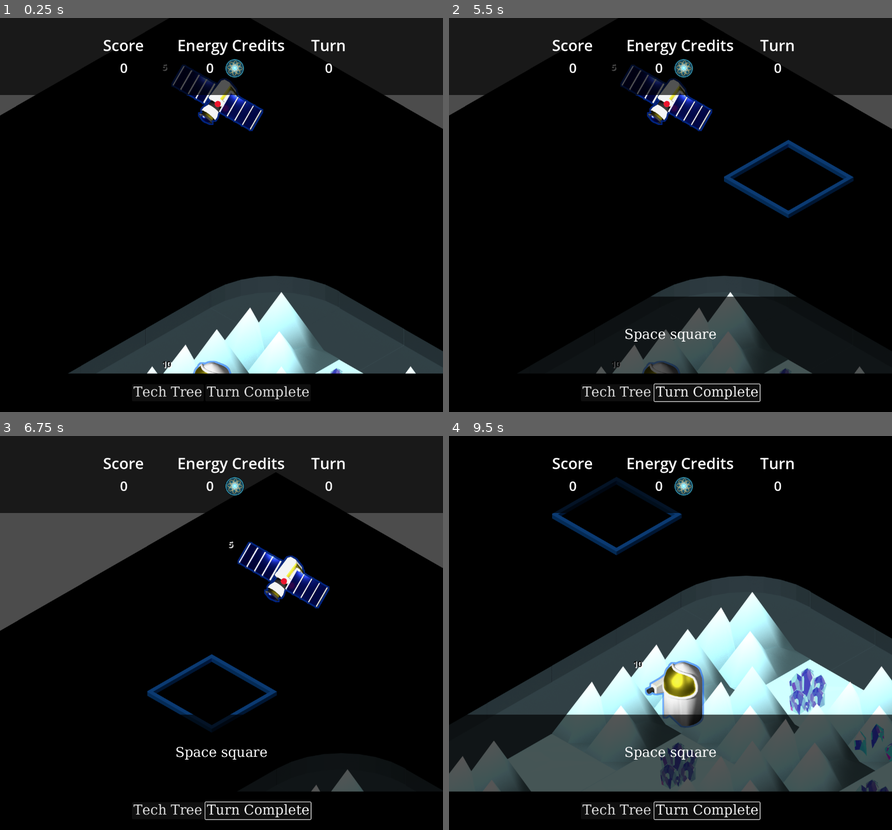
Above: before the commit, frames 1-4 (two rows, left to right).
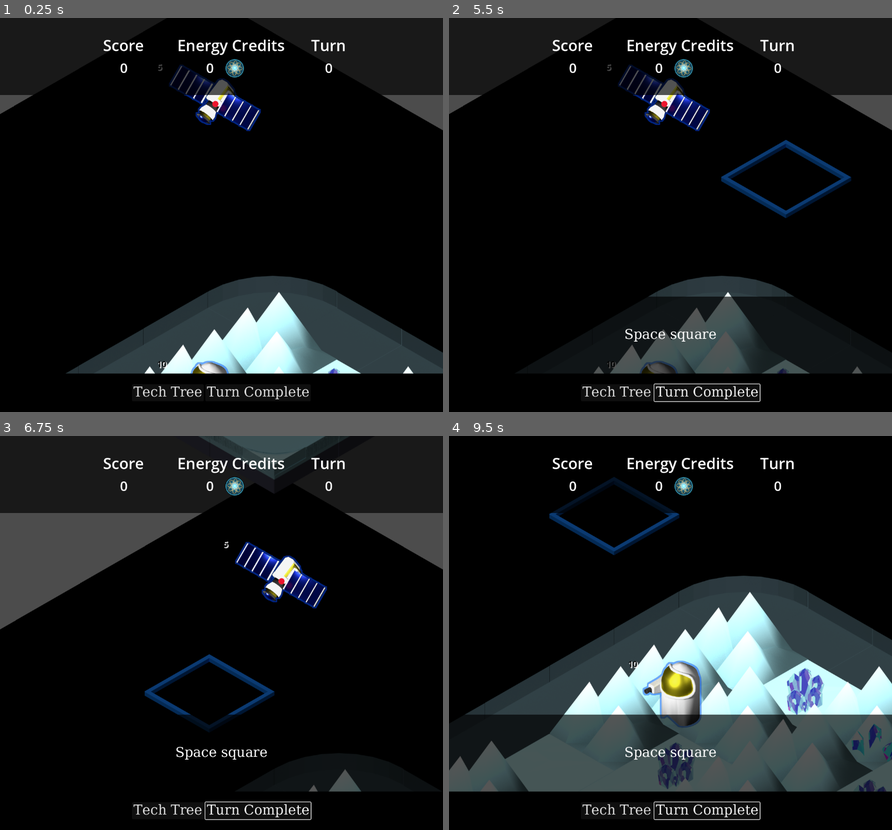
Above: after the commit, the same moments.

Repository: lifflander/stp
Game: Godot game, scene res://scenes/Main.tscn
Same seed, same stepped clock (60 frames per second), same inputs: the game is played once before the commit and once after it.
Inputs (mouse positions are in pixels of both pictures, inside the frame that each line leads up to):
- Up to frame 1 (0.25 s): no input
- Up to frame 2 (5.5 s): click "Tech Tree" at 0.5 s; click "Turn Complete" at 1.25 s; click "Tech Tree" at 2 s; click "Turn Complete" at 2.75 s; click "Tech Tree" at 3.5 s; click "Turn Complete" at 4.25 s; tap Enter at 5 s; move the mouse to (767, 195) at 5.02 s; click (767, 195) at 5.17 s
- Up to frame 3 (6.75 s): tap Space at 5.75 s; drag from (132, 652) to (199, 711) at 5.77 s; move the mouse to (265, 546) at 6.52 s; click (265, 546) at 6.67 s
- Up to frame 4 (9.5 s): tap Enter at 7.25 s; drag from (648, 711) to (537, 573) at 7.27 s; move the mouse to (803, 692) at 8.02 s; click (803, 692) at 8.17 s; tap Space at 8.75 s; drag from (537, 573) to (604, 534) at 8.77 s

The runs differ from the first frame. In frame 1, 2.4% of the frame differs, in the area x 0-100%, y 0-91%; in frame 2, 2.3%; in frame 3, 3.4%; in frame 4, 4.8%, in the area x 0-100%, y 10-91%.

Commit message:
Touchpad and craters

Diff:
--- a/iso-tileset-2.tres
+++ b/iso-tileset-2.tres
@@ -15,6 +15,7 @@
 [ext_resource type="Texture2D" uid="uid://bfi2wkiec7kl0" path="res://assets/tilesets/Mars_Tileset_2.png" id="8_iwov0"]
 [ext_resource type="Texture2D" uid="uid://cdc1gibsk56aa" path="res://assets/tilesets/Square_Crater_Mars_2.png" id="9_3gtv2"]
 [ext_resource type="Texture2D" uid="uid://vb88hl7ew23i" path="res://assets/tilesets/CircularCrater_Tiles_1.png" id="10_tgtjq"]
+[ext_resource type="Texture2D" uid="uid://cfnrp8sjq8t2n" path="res://assets/tilesets/Ice_Terrain_Crater_Tileset.png" id="12_j6vov"]
 
 [sub_resource type="TileMapPattern" id="TileMapPattern_74qju"]
 tile_data = PackedInt32Array(0, 65536, 0, 1, 65536, 0, 2, 65536, 0, 65538, 65536, 0)
@@ -328,6 +329,19 @@
 7:0/0 = 0
 8:0/0 = 0
 7:1/0 = 0
+
+[sub_resource type="TileSetAtlasSource" id="TileSetAtlasSource_65qvr"]
+texture = ExtResource("12_j6vov")
+texture_region_size = Vector2i(480, 384)
+0:0/0 = 0
+0:1/0 = 0
+1:0/0 = 0
+2:0/0 = 0
+3:0/0 = 0
+4:0/0 = 0
+5:0/0 = 0
+6:0/0 = 0
+7:0/0 = 0
 
 [sub_resource type="TileSetAtlasSource" id="TileSetAtlasSource_k64m7"]
 texture = ExtResource("4_vypo8")
@@ -496,4 +510,5 @@
 sources/18 = SubResource("TileSetAtlasSource_iqyn1")
 sources/19 = SubResource("TileSetAtlasSource_d70ly")
 sources/15 = SubResource("TileSetAtlasSource_h1qaa")
+sources/20 = SubResource("TileSetAtlasSource_65qvr")
 pattern_0 = SubResource("TileMapPattern_74qju")
--- a/scenes/Main.tscn
+++ b/scenes/Main.tscn
@@ -75,12 +75,13 @@
 
 [node name="Tiles" type="TileMap" parent="."]
 y_sort_enabled = true
-position = Vector2(-281, -790)
+position = Vector2(-290, -790)
 tile_set = ExtResource("4_r44qp")
 rendering_quadrant_size = 30
 format = 2
 layer_0/name = "Base layer"
 layer_0/y_sort_enabled = true
+layer_0/tile_data = PackedInt32Array(-131075, 131092, 0, -131074, 20, 0, -131073, 196628, 0, -65539, 65556, 0, -3, 262164, 0, -2, 20, 1, -65538, 393236, 0, -1, 327700, 0, -65537, 458772, 0, 65529, 131087, 0, 65530, 15, 0, 196601, 262159, 0, 131065, 65551, 0, 196603, 327695, 0, 131066, 393231, 0, 65531, 196623, 0, 131067, 393231, 0, 196602, 393231, 0)
 layer_1/name = "Resources"
 layer_1/y_sort_enabled = true
 layer_1/tile_data = PackedInt32Array(524298, 2, 0)
--- a/scripts/Camera2D.gd
+++ b/scripts/Camera2D.gd
@@ -1,8 +1,8 @@
 extends Camera2D
-
 
 # Called when the node enters the scene tree for the first time.
 func _ready():
+	set_process_input(true)
 	pass # Replace with function body.
 
 
--- a/scripts/Map.gd
+++ b/scripts/Map.gd
@@ -54,6 +54,7 @@
 	var y1 : int
 	var y2 : int
 	var planet = 0
+	var created_crater = false
 
 	func getSquareLen(rad : float) -> float:
 		return sqrt(2) * rad
@@ -193,31 +194,44 @@
 					tile.type = TileTypeEnum.ATMOSPHERE
 					tile.atlas = AtlasIdent.new(0, Vector2i(4,0))
 
-	var created_crater = false
 	for x in width:
 		for y in height:
-			if not created_crater:
-				var tile = getTileXY(x, y)
-				for c in circles:
-					if c.inSquare(Vector2i(x,y)):
-						#print("planet=" + str(c.planet) + ", x=", str(x), ", y=", str(y))
-						var alt = altitude.get_noise_2d(float(x)*50.0, float(y)*50.0)*10
-						var mountain = alt > 1
-
-						if c.planet == 0:
-							pass
-						elif c.planet == 1:
-							if tile.type == TileTypeEnum.LAND and getTileXY(x-1, y).type == TileTypeEnum.LAND and getTileXY(x, y-1).type == TileTypeEnum.LAND and getTileXY(x-1, y-1).type == TileTypeEnum.LAND:
-								if borderAtmosphere(tile.getXY()) or borderAtmosphere(Vector2i(x-1, y)) or borderAtmosphere(Vector2i(x, y-1)) or borderAtmosphere(Vector2i(x-1, y-1)):
-									pass
-								else:
-									tile.atlas = AtlasIdent.new(15, Vector2i(6,0))
-									getTileXY(x-1, y).atlas = AtlasIdent.new(15, Vector2i(4,0))
-									getTileXY(x, y-1).atlas = AtlasIdent.new(15, Vector2i(3,0))
-									getTileXY(x-1, y-1).atlas = AtlasIdent.new(15, Vector2i(2,0))
-									created_crater = true
-						else:
-							print("ERROR")
+			var tile = getTileXY(x, y)
+			for c in circles:
+				if c.inSquare(Vector2i(x,y)) and not c.created_crater:
+					#print("planet=" + str(c.planet) + ", x=", str(x), ", y=", str(y))
+					var alt = altitude.get_noise_2d(float(x)*50.0, float(y)*50.0)*10
+					var mountain = alt > 1
+
+					if c.planet == 0:
+						if tile.type == TileTypeEnum.LAND and getTileXY(x-1, y).type == TileTypeEnum.LAND and getTileXY(x, y-1).type == TileTypeEnum.LAND and getTileXY(x-1, y-1).type == TileTypeEnum.LAND:
+							#if borderAtmosphere(tile.getXY()) or borderAtmosphere(Vector2i(x-1, y)) or borderAtmosphere(Vector2i(x, y-1)) or borderAtmosphere(Vector2i(x-1, y-1)):
+							#	pass
+							#else:
+							tile.atlas = AtlasIdent.new(20, Vector2i(5,0))
+							getTileXY(x-1, y).atlas = AtlasIdent.new(20, Vector2i(4,0))
+							getTileXY(x, y-1).atlas = AtlasIdent.new(20, Vector2i(3,0))
+							getTileXY(x-1, y-1).atlas = AtlasIdent.new(20, Vector2i(2,0))
+
+							if getTileXY(x+1, y).type == TileTypeEnum.LAND and getTileXY(x+1, y-1).type == TileTypeEnum.LAND:
+								getTileXY(x+1, y).atlas = AtlasIdent.new(20, Vector2i(5,0))
+								getTileXY(x+1, y-1).atlas = AtlasIdent.new(20, Vector2i(3,0))
+
+								getTileXY(x, y-1).atlas = AtlasIdent.new(20, Vector2i(0,0))
+								tile.atlas = AtlasIdent.new(20, Vector2i(0,1))
+							c.created_crater = true
+					elif c.planet == 1:
+						if tile.type == TileTypeEnum.LAND and getTileXY(x-1, y).type == TileTypeEnum.LAND and getTileXY(x, y-1).type == TileTypeEnum.LAND and getTileXY(x-1, y-1).type == TileTypeEnum.LAND:
+							if borderAtmosphere(tile.getXY()) or borderAtmosphere(Vector2i(x-1, y)) or borderAtmosphere(Vector2i(x, y-1)) or borderAtmosphere(Vector2i(x-1, y-1)):
+								pass
+							else:
+								tile.atlas = AtlasIdent.new(15, Vector2i(6,0))
+								getTileXY(x-1, y).atlas = AtlasIdent.new(15, Vector2i(4,0))
+								getTileXY(x, y-1).atlas = AtlasIdent.new(15, Vector2i(3,0))
+								getTileXY(x-1, y-1).atlas = AtlasIdent.new(15, Vector2i(2,0))
+								c.created_crater = true
+					else:
+						print("ERROR")
 
 # Called every frame. 'delta' is the elapsed time since the previous frame.
 func _process(delta):
--- a/scripts/TileMap.gd
+++ b/scripts/TileMap.gd
@@ -6,6 +6,8 @@
 @onready var map : Map = get_parent().get_node("Map")
 @onready var label_holder : Node2D = get_node("LabelHolder")
 @onready var sprite_holder : Node2D = get_node("SpriteHolder")
+@onready var camera : Camera2D = get_parent().find_child("Camera2D")
+@onready var characterbody : CharacterBody2D = get_parent().find_child("CharacterBody2D")
 
 const unit_tile_set : int = 8
 var width : int = 200
@@ -190,6 +192,45 @@
 			var map_pos = local_to_map(local_pos)
 			print("global:, ", global_pos, ", local: ", local_pos, ", map: ", map_pos)
 			selectCell(map_pos)
+
+	if event is InputEventScreenTouch:
+		_handle_touch(event)
+	elif event is InputEventScreenDrag:
+		_handle_drag(event)
+	elif event is InputEventMagnifyGesture:
+		camera.set_zoom(Vector2(camera.zoom.x * event.factor, camera.zoom.y * event.factor))
+	elif event is InputEventPanGesture:
+		var local_delta = event.delta * 50
+		characterbody.set_position(Vector2(characterbody.get_position().x + local_delta.x, characterbody.get_position().y + local_delta.y))
+
+var start_zoom: Vector2
+var start_dist: float
+var touch_points: Dictionary = {}
+var start_angle: float
+var current_angle: float
+
+func _handle_touch(event: InputEventScreenTouch):
+	if event.pressed:
+		touch_points[event.index] = event.position
+	else:
+		touch_points.erase(event.index)
+
+func _handle_drag(event: InputEventScreenDrag):
+	if touch_points.size() == 2:
+		# Find the index of the not moving
+		var pivot_index = 1 if event.index == 0 else 0
+
+		# get the 3 point involved
+		var pivot_point: Vector2 = touch_points[pivot_index]
+		var old_point: Vector2 = touch_points[event.index]
+		var new_point: Vector2 = event.position
+
+		var old_vector: Vector2 = old_point - pivot_point
+		var new_vector: Vector2 = new_point - pivot_point
+
+		var delta_scale = new_vector.length() / old_vector.length()
+		camera.set_zoom(Vector2(camera.get_zoom().x * delta_scale, camera.get_zoom().y * delta_scale))
+		touch_points[event.index] = new_point
 
 const unit_set : int = 8
 const unit_set_selected : int = 10
Binary file added: assets/tilesets/Ice_Terrain_Crater_Tileset.png
Not shown, added: assets/tilesets/Ice_Terrain_Crater_Tileset.png.import
Not shown, changed: export_presets.cfg
Not shown: 1 places in iso-tileset-2.tres that only renumber resources
